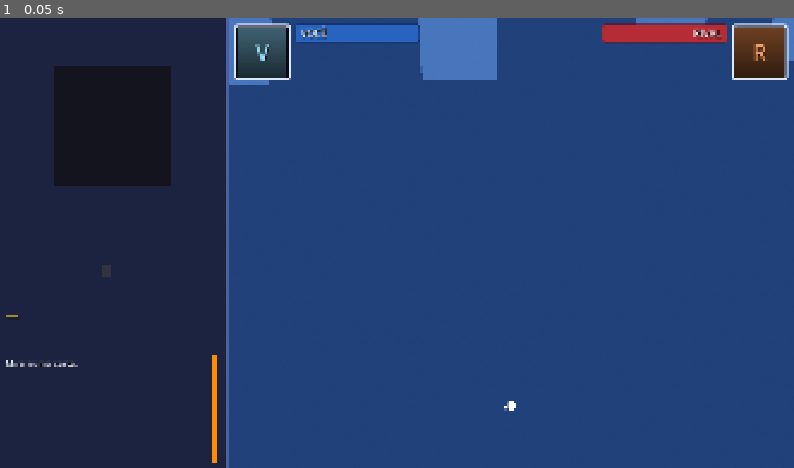
Above: before the commit, frame 1.
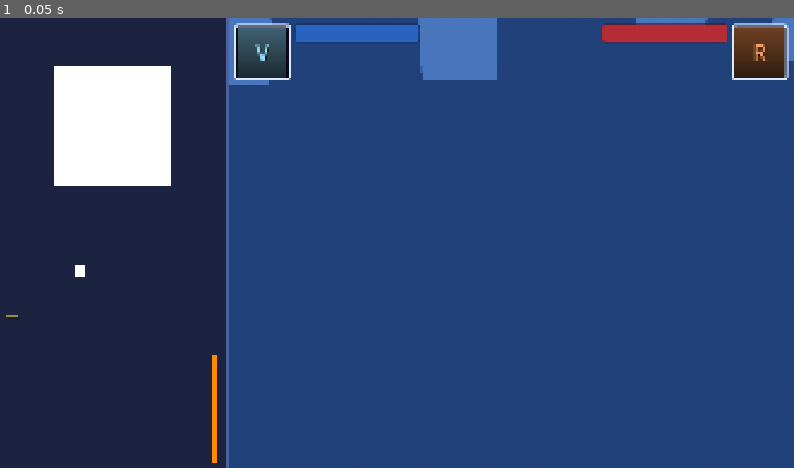
Above: after the commit, the same moment.

Repository: joeyviciousfake-netizen/Astralis
Game: Godot game, scene res://duel3d/mesa_3d.tscn
Two runs of this game, one before a commit and one after it. Both use one fixed random seed, a clock stepped at 60 frames per second and the inputs below.
Inputs:
- Up to frame 1 (0.05 s): no input

The runs differ from the first frame. In frame 1, 4.2% of the frame differs, in the area x 0-91%, y 1-88%.

Commit message:
D50: sem arena nao ha mais para onde cair - o jogo diz e nao desenha nada
- mesa_3d valida os 20 slots da arena oficial no boot: faltando um, o log
  avisa e o campo NAO e desenhado (antes caia numa grade inventada).
- data_loader nao copia mais arena para dentro do projeto no unpack do pack.
- uma pasta arenas/ num projeto de verdade e IGNORADA com aviso ('o jogo tem
  UMA arena so'), e o dicionario de dados entrega 'arenas' vazio. A base
  embutida (schemas/examples) nao gera aviso, porque e de onde mora a oficial.
- 'arenas' saiu dos marcadores de pasta de projeto.

Diff:
--- a/astralis/core/data_loader.gd
+++ b/astralis/core/data_loader.gd
@@ -153,7 +153,9 @@
 	if FileAccess.file_exists(carimbo):
 		var l := FileAccess.open(carimbo, FileAccess.READ)
 		if l != null and l.get_as_text().strip_edges() == stamp:
-			pronto = DirAccess.dir_exists_absolute(dev.path_join("cards")) and FileAccess.file_exists(dev.path_join("arenas/arena_starter.json"))
+			# D50: o projeto NAO tem mais arenas/ (a mesa e o dado do jogo, uma
+			# so), entao o marcador do unpack e so a pasta de cartas.
+			pronto = DirAccess.dir_exists_absolute(dev.path_join("cards"))
 		if l != null:
 			l.close()
 	var dados_pack: Dictionary = {}
@@ -196,17 +198,6 @@
 				_dev_gravar_json(dev.path_join("decks/%s.json" % str((k as Dictionary).get("id", ""))), k)
 		_dev_gravar_json(dev.path_join("fusions.json"), dados_pack.get("fusoes", {"schema_version": 1, "recipes": [], "rules": []}))
 		_dev_gravar_json(dev.path_join("effects.json"), {"schema_version": 1, "effects": []})
-		# Arena padrão junto (o pack não traz arenas/): igual ao examples/.
-		var arena_src := starter_kit_dir().path_join("arenas/arena_starter.json")
-		if FileAccess.file_exists(arena_src):
-			DirAccess.make_dir_recursive_absolute(dev.path_join("arenas"))
-			var al := FileAccess.open(arena_src, FileAccess.READ)
-			if al != null:
-				var w0 := FileAccess.open(dev.path_join("arenas/arena_starter.json"), FileAccess.WRITE)
-				if w0 != null:
-					w0.store_string(al.get_as_text())
-					w0.close()
-				al.close()
 		for n in nomes:
 			var s := str(n)
 			if s.begins_with("assets/"):
@@ -279,7 +270,7 @@
 	var abs := _resolver_abs(p)
 	if abs.is_empty() or not DirAccess.dir_exists_absolute(abs):
 		return false
-	for sub in ["cards", "duelists", "decks", "arenas"]:
+	for sub in ["cards", "duelists", "decks"]:
 		if DirAccess.dir_exists_absolute(abs.path_join(sub)):
 			return true
 	for arq in ["duel_setup.json", "fusions.json", "effects.json"]:
@@ -381,18 +372,19 @@
 	else:
 		load_errors.append(String(rs.get("error", "")))
 
-	# Arenas (só DADO p/ o desenho, nunca regra — D24/R3).
-	# Pasta arenas/ ausente = silêncio (a mesa usa a grade padrão);
-	# só arquivo quebrado vira erro. Sem mudar regra/schema.
-	# ATENÇÃO: hoje o dict "arenas" (abaixo) NÃO é consumido por ninguém —
-	# a mesa lê a arena por CAMINHO (BoardLayout.project_arena_path), não
-	# pelo dict. Fica carregado p/ o contrato e p/ o QA olhar; não é
-	# duplicata de leitura, é só um campo não usado ainda.
-	var ra: Dictionary = _load_folder(base.path_join("arenas"))
-	arenas = ra.get("items", {})
-	for e in ra.get("erros", []):
-		if not String(e).begins_with("Pasta não encontrada"):
-			load_errors.append(String(e))
+	# D50: NÃO HÁ MAIS `arenas/` NO PROJETO. A mesa é o dado do JOGO e há só
+	# uma (a oficial). Se alguém largar uma pasta `arenas/` num projeto de
+	# verdade, ela é IGNORADA de propósito, com aviso — é a "segunda arena" que
+	# o usuário mandou remover. A base EMBUTIDA (schemas/examples, quando o jogo
+	# roda sem --project) não conta: é de onde mora a arena oficial.
+	# `arenas` continua no dicionário de dados (vazio) só para o contrato não
+	# mudar de forma.
+	if base != starter_kit_dir() and DirAccess.dir_exists_absolute(base.path_join("arenas")):
+		var _resto := _load_folder(base.path_join("arenas"))
+		if not _resto.get("items", {}).is_empty():
+			push_warning("[ARENA] Este projeto tem uma pasta arenas/ com %d arquivo(s), e ela foi IGNORADA: o jogo tem UMA arena só (D50), a oficial do jogo." % (_resto.get("items", {}) as Dictionary).size())
+			print("[ARENA] AVISO: a pasta arenas/ do projeto foi IGNORADA (D50: uma arena só). A mesa usa a arena oficial do jogo.")
+	arenas = {}
 
 	# Override via CLI p/ o Studio lançar duelos sem sobrescrever o starter.
 	# Se --setup foi passado e o arquivo existe e é um objeto válido, usa-o;
--- a/astralis/duel3d/mesa_3d.gd
+++ b/astralis/duel3d/mesa_3d.gd
@@ -515,13 +515,22 @@
 	_duel = DuelManagerScript.new_duel(data.get("duel_setup", {}), data.get("decks", {}), data.get("cards", {}))
 	_st = _duel.get_state()
 	_cartas = data.get("cards", {})
-	# Arena REAL do projeto: desenho segue o layout, IDs intactos.
+	# D50: A MESA É O DADO, E HÁ SÓ UM. Não existe mais override por projeto
+	# nem grade no código: a posição de cada slot vem do arquivo da arena
+	# oficial. O `arena_id` do setup é lido só para dizer no log que ele foi
+	# ignorado (o dado FM traz `arena_starter`, que é essa mesma).
 	var arena_id := str((data.get("duel_setup", {}) as Dictionary).get("arena_id", "arena_starter"))
 	_arena_data = BoardLayoutScript.load_arena_data(BoardLayoutScript.project_arena_path(arena_id))
 	_arena_layout = (_arena_data.get("slots", {}) as Dictionary)
+	var _faltando: Array = BoardLayoutScript.valida_arena_oficial(_arena_layout)
+	if not _faltando.is_empty():
+		# Sem os 20 slots não dá para desenhar o campo, e D50 proíbe inventar
+		# posição: a mesa fica sem os painéis e o log explica por quê.
+		_avisar_arena()
+		print("[MESA3D] ERRO: a arena oficial não tem os 20 slots, então o campo NÃO foi desenhado (D50: uma arena só, e ela é o dado).")
+		return
 	_avisar_arena()
-	# Campo DEPOIS da arena (os painéis nascem no XZ real; antes nasciam
-	# na grade padrão e a carta no layout — bug silencioso).
+	# Campo DEPOIS da arena (os painéis nascem no XZ real do dado).
 	_construir_campo()
 	# D45 (item 2): a faixa do meio é 2D e vive no HUD, no vão entre as duas
 	# fileiras de monstro (que ela mede do dado + da câmera, não chuta).
@@ -1140,8 +1149,13 @@
 	# deslocamento do conjunto): a composição e o espelho do DADO ficam
 	# intactos, só o tamanho/posição do campo na tela mudam.
 	var sid := BoardLayoutScript.slot_id(lado, tipo, indice)
-	var padrao := BoardLayoutScript.default_pos(sid)
-	var p2 := BoardLayoutScript.get_pos(_arena_layout, sid, padrao)
+	# D50: a posição vem SÓ do arquivo da arena oficial. Sem ela, o jogo já
+	# avisou no boot e não desenhou o campo — aqui devolve o centro como
+	# último recurso, para nunca multiplicar uma posição inventada.
+	var p2 := BoardLayoutScript.get_pos(_arena_layout, sid)
+	if p2 == BoardLayoutScript.NULO:
+		push_warning("[MESA3D] Slot '%s' sem posição na arena oficial (D50: sem grade no código)." % sid)
+		p2 = Vector2(BoardLayoutScript.NULO.x, BoardLayoutScript.NULO.y)
 	# D49: a conversão é PURA e igual para os 4 tipos de slot (monstro/magia,
 	# jogador/rival). O vão vertical monstro->magia é o do DADO (263 = o mesmo
 	# do passo horizontal) e a fileira de monstro fica exatamente onde o dado
